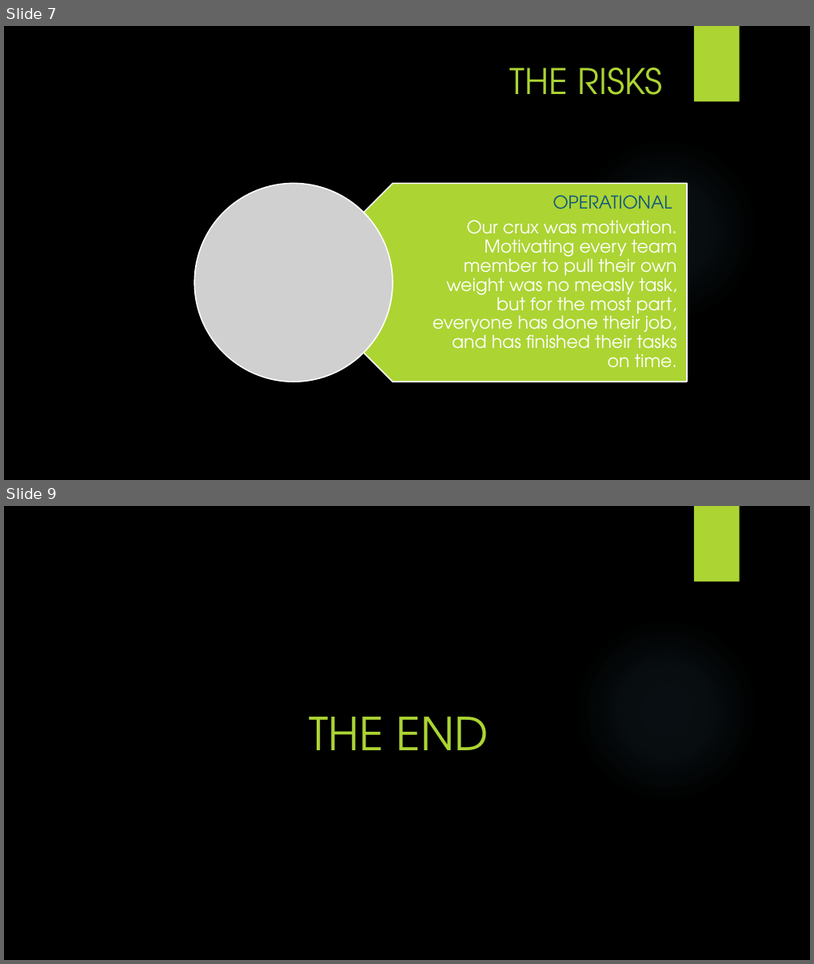
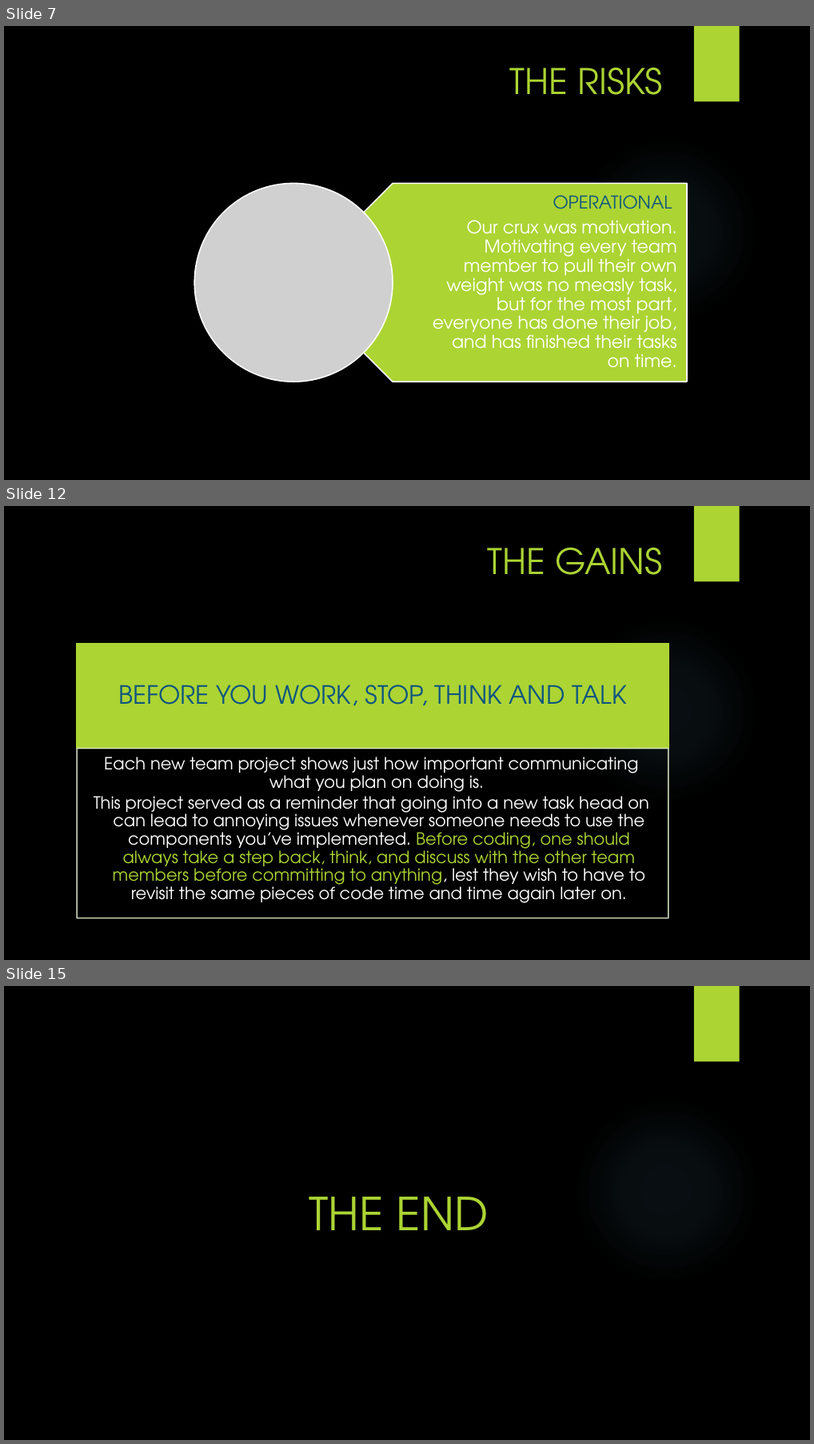
Before and after one commit to paladin952/cwmd, a slide deck: docs/documentation/CWMS.pptx. Shown one above the other, each under a label of ours: slides 7 and 9 before the commit, slides 7, 12 and 15 after it; the slides between them are not shown. The pictures are 814x964 and 814x1444 pixels, drawn with LibreOffice and Linux fonts; fonts in the diff are those of the drawing; grey boxes stand for pictures; background and template pictures are left out. Boxes give left, top, right and bottom in pixels: in the first picture for what was removed or moved away, otherwise in the second. Text is boxed around its words. In the diff, an @@ line names an element or a change of style, - is before the commit and + after.

```diff
--- a/docs/documentation/CWMS.pptx
+++ b/docs/documentation/CWMS.pptx
@@ slide 12 added at (x1=4, y1=506, x2=810, y2=960), background picture (left out); not listed: 2 template elements that a slide beside it also shows @@
@@ title added at (x1=488, y1=548, x2=663, y2=575), 42 pt, text #ACD433 @@
+THE GAINS
@@ group added at (x1=77, y1=644, x2=669, y2=918): 2 rectangles, 2 texts @@
+BEFORE YOU WORK, STOP, THINK AND TALK
+  Each new team project shows just how important communicating what you plan on doing is.
+  This project served as a reminder that going into a new task head on can lead to annoying issues whenever someone needs to use the components you’ve implemented. Before coding, one should always take a step back, think, and discuss with the other team members before committing to anything, lest they wish to have to revisit the same pieces of code time and time again later on.
@@ what was slide 9 is now slide 15 @@
```
Also in this commit, not shown: 1 slide changed, 5 other slides added.
